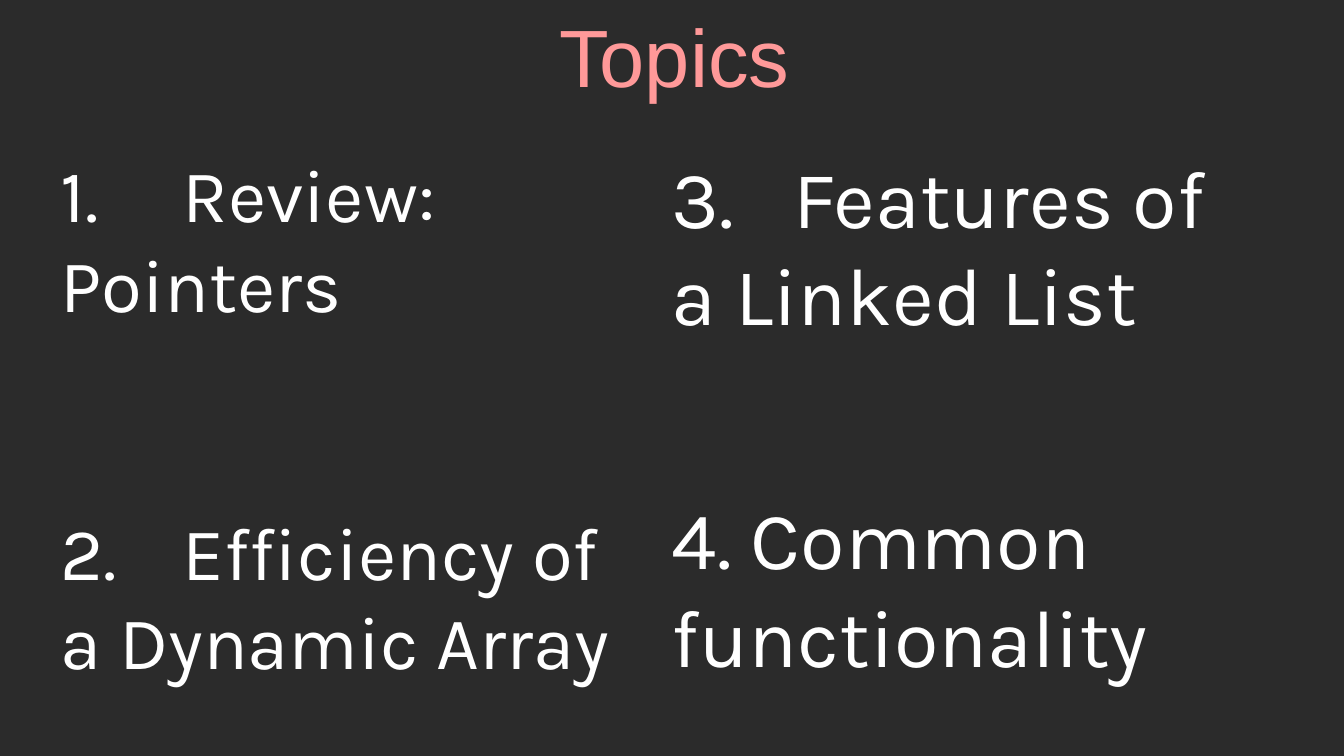
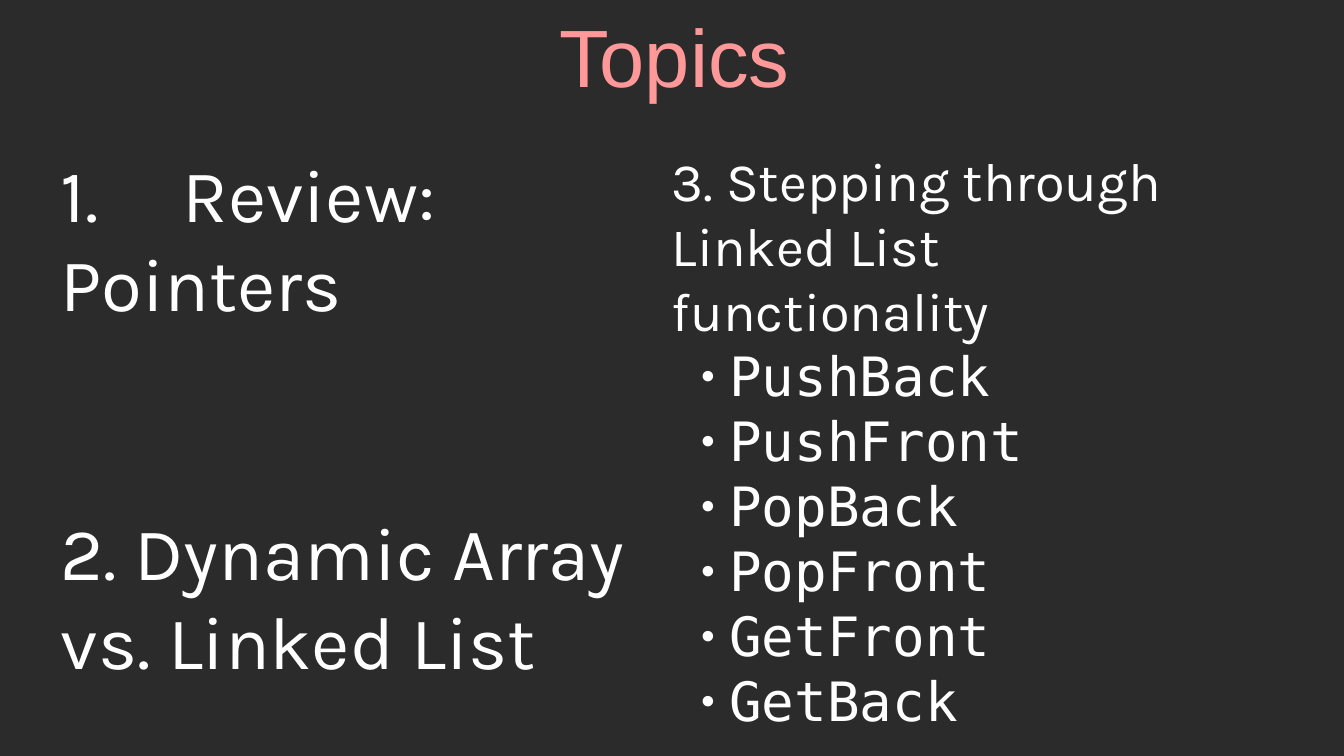
Before and after one commit to mariamhabib/CS250-Data-Structures, a slide deck: slide 3 of Lectures/7_Linked_Lists.odp. Drawn at 1344x756 pixels with LibreOffice and Linux fonts; fonts in the diff are those of the drawing; background and template pictures are left out; a plain dark background stands for a picture behind light text. Boxes give left, top, right and bottom in pixels: in the first picture for what was removed or moved away, otherwise in the second. Text is boxed around its words. In the diff, an @@ line names an element or a change of style, - is before the commit and + after.

Commit message:
WIP lecture

```diff
--- a/Lectures/7_Linked_Lists.odp
+++ b/Lectures/7_Linked_Lists.odp
@@ text at [672, 163, 1161, 722]: text changed; size 48 to 32 pt; font Karla to DejaVu Sans Mono @@
-3. Features of a Linked List
-4. Common functionality
+3. Stepping through Linked List functionality
+  ● PushBack
+  ● PushFront
+  ● PopBack
+  ● PopFront
+  ● GetFront
+  ● GetBack
@@ text at [61, 528, 624, 670]: text changed @@
-2. Efficiency of a Dynamic Array
+2. Dynamic Array
+vs. Linked List
```
Also in this commit, not shown: 39 slides added, 2 slides removed.
